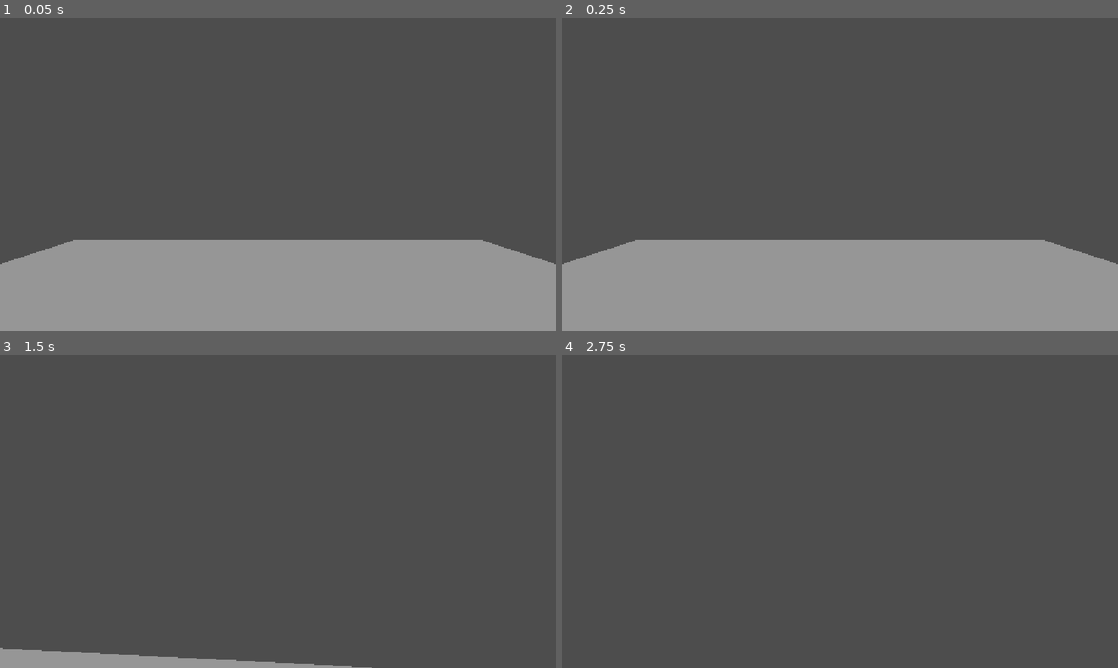
Above: before the commit, frames 1-4 (two rows, left to right).
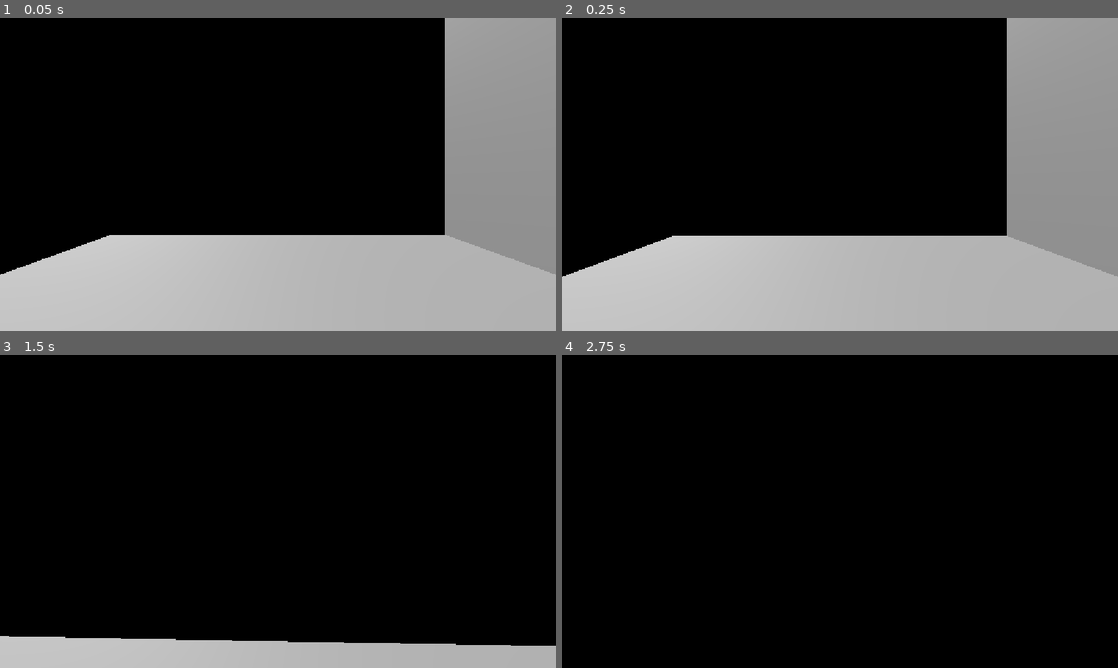
Above: after the commit, the same moments.

Repository: StanislavDidus/Godot3DGame
Game: Godot game, scene res://scenes/main.tscn
Same seed, same stepped clock (60 frames per second), same inputs: the game is played once before the commit and once after it.
Inputs (mouse positions are in pixels of both pictures, inside the frame that each line leads up to):
- Up to frame 1 (0.05 s): no input
- Up to frame 2 (0.25 s): no input
- Up to frame 3 (1.5 s): move the mouse to (305, 511) at 0.52 s; hold W (move_forward) from 0.53 s (still down); move the mouse to (250, 511) at 1.27 s
- Up to frame 4 (2.75 s): keep holding W (move_forward); tap Enter at 2 s; move the mouse to (851, 505) at 2.02 s

The runs differ from the first frame. In frame 1, 100% of the frame differs, in the area x 0-100%, y 0-100%; in frame 2, 99%; in frame 3, 100%; in frame 4, 100%.

Commit message:
Added camera shaking and sidewalk movement penalty

Diff:
--- a/scenes/main.tscn
+++ b/scenes/main.tscn
@@ -3,23 +3,97 @@
 [ext_resource type="PackedScene" uid="uid://vvebi1hfg0ue" path="res://scenes/player.tscn" id="1_o5qli"]
 
 [sub_resource type="BoxShape3D" id="BoxShape3D_oxmgc"]
-size = Vector3(10, 0.1, 10)
+size = Vector3(10, 0.1, 20)
 
 [sub_resource type="BoxMesh" id="BoxMesh_sgp6g"]
-size = Vector3(10, 0.1, 10)
+size = Vector3(10, 0.1, 20)
+
+[sub_resource type="BoxShape3D" id="BoxShape3D_gnwv2"]
+size = Vector3(2, 3, 2)
+
+[sub_resource type="StandardMaterial3D" id="StandardMaterial3D_gnwv2"]
+albedo_color = Color(0.47479695, 1.1130236e-06, 3.6098064e-07, 1)
+
+[sub_resource type="BoxMesh" id="BoxMesh_oxmgc"]
+material = SubResource("StandardMaterial3D_gnwv2")
+size = Vector3(2, 3, 2)
+
+[sub_resource type="BoxShape3D" id="BoxShape3D_h28t3"]
+size = Vector3(1, 10, 21)
+
+[sub_resource type="BoxMesh" id="BoxMesh_itduq"]
+size = Vector3(1, 10, 21)
 
 [node name="Main" type="Node" unique_id=1519494960]
 
 [node name="Ground" type="StaticBody3D" parent="." unique_id=174135883]
 
 [node name="CollisionShape3D" type="CollisionShape3D" parent="Ground" unique_id=981251766]
+transform = Transform3D(1, 0, 0, 0, 1, 0, 0, 0, 1, 0, 0, 4.5)
 shape = SubResource("BoxShape3D_oxmgc")
 
 [node name="MeshInstance3D" type="MeshInstance3D" parent="Ground" unique_id=1464569664]
+transform = Transform3D(1, 0, 0, 0, 1, 0, 0, 0, 1, 0, 0, 4.5)
 mesh = SubResource("BoxMesh_sgp6g")
 
 [node name="Player" parent="." unique_id=619208955 instance=ExtResource("1_o5qli")]
 transform = Transform3D(1, 0, 0, 0, 1, 0, 0, 0, 1, 0, 1.0531633, 0)
 
+[node name="Box" type="StaticBody3D" parent="." unique_id=405252197]
+transform = Transform3D(1, 0, 0, 0, 1, 0, 0, 0, 1, 3, 1.5932152, 3)
+
+[node name="CollisionShape3D" type="CollisionShape3D" parent="Box" unique_id=1144546372]
+shape = SubResource("BoxShape3D_gnwv2")
+
+[node name="MeshInstance3D" type="MeshInstance3D" parent="Box" unique_id=1295845206]
+mesh = SubResource("BoxMesh_oxmgc")
+
 [node name="DirectionalLight3D" type="DirectionalLight3D" parent="." unique_id=303230834]
-transform = Transform3D(1, 0, 0, 0, -4.371139e-08, 1, 0, -1, -4.371139e-08, 0, 6.6771226, 0)
+transform = Transform3D(0.515616, 0.72248894, -0.46059734, 0.66619754, -1.2744643e-08, 0.74577534, 0.5388144, -0.69138247, -0.48132038, -1.829844, 6.3368826, -0.052036285)
+light_energy = 2.0
+
+[node name="Walls" type="Node" parent="." unique_id=1768569498]
+
+[node name="Wall" type="StaticBody3D" parent="Walls" unique_id=1835968874]
+transform = Transform3D(1, 0, 0, 0, 1, 0, 0, 0, 1, 5, 4, 4)
+
+[node name="CollisionShape3D" type="CollisionShape3D" parent="Walls/Wall" unique_id=1599522344]
+transform = Transform3D(1, 0, 0, 0, 1, 0, 0, 0, 1, 0, 0, 1)
+shape = SubResource("BoxShape3D_h28t3")
+
+[node name="MeshInstance3D" type="MeshInstance3D" parent="Walls/Wall" unique_id=774858920]
+transform = Transform3D(1, 0, 0, 0, 1, 0, 0, 0, 1, 0, 0, 1)
+mesh = SubResource("BoxMesh_itduq")
+
+[node name="Wall2" type="StaticBody3D" parent="Walls" unique_id=949152287]
+transform = Transform3D(1, 0, 0, 0, 1, 0, 0, 0, 1, -5, 4, 3)
+
+[node name="CollisionShape3D" type="CollisionShape3D" parent="Walls/Wall2" unique_id=1571563963]
+transform = Transform3D(1, 0, 0, 0, 1, 0, 0, 0, 1, 0, 0, 1)
+shape = SubResource("BoxShape3D_h28t3")
+
+[node name="MeshInstance3D" type="MeshInstance3D" parent="Walls/Wall2" unique_id=739894291]
+transform = Transform3D(1, 0, 0, 0, 1, 0, 0, 0, 1, 0, 0, 1)
+mesh = SubResource("BoxMesh_itduq")
+
+[node name="Wall3" type="StaticBody3D" parent="Walls" unique_id=2109732043]
+transform = Transform3D(-4.371139e-08, 0, -1, 0, 1, 0, 1, 0, -4.371139e-08, 0, 4, -6)
+
+[node name="CollisionShape3D" type="CollisionShape3D" parent="Walls/Wall3" unique_id=1237764975]
+transform = Transform3D(1, 0, 0, 0, 1, 0, 0, 0, 1, 0, 0, 1)
+shape = SubResource("BoxShape3D_h28t3")
+
+[node name="MeshInstance3D" type="MeshInstance3D" parent="Walls/Wall3" unique_id=2058982348]
+transform = Transform3D(1, 0, 0, 0, 1, 0, 0, 0, 1, 0, 0, 1)
+mesh = SubResource("BoxMesh_itduq")
+
+[node name="Wall4" type="StaticBody3D" parent="Walls" unique_id=1357287766]
+transform = Transform3D(-4.371139e-08, 0, -1, 0, 1, 0, 1, 0, -4.371139e-08, 0, 4, 15)
+
+[node name="CollisionShape3D" type="CollisionShape3D" parent="Walls/Wall4" unique_id=1998136109]
+transform = Transform3D(1, 0, 0, 0, 1, 0, 0, 0, 1, 0, 0, 1)
+shape = SubResource("BoxShape3D_h28t3")
+
+[node name="MeshInstance3D" type="MeshInstance3D" parent="Walls/Wall4" unique_id=1529727585]
+transform = Transform3D(1, 0, 0, 0, 1, 0, 0, 0, 1, 0, 0, 1)
+mesh = SubResource("BoxMesh_itduq")
--- a/scenes/player.gd
+++ b/scenes/player.gd
@@ -1,14 +1,25 @@
 extends CharacterBody3D
 
-@export var speed: float = 10
+@export var speed: float = 10.0
+@export var mouse_sensitivity: float = 0.1
+@export var camera_shake_amplitude: float = 0.1
+@export var camera_shake_speed: float = 2.0
+@export var sidewalk_penalty = 0.5 # Percentage of how slower sidewalking is
 
-@export var mouse_sensitivity: float = 0.1
+# Camera shake properties
+var camera_shake_current_amplitude: float = 0.0
+var camera_origin_position: Vector3 = Vector3.ZERO
+var timer: float = 0.0
+var slow_timer: float = 0.0
 
+# Camera movement
 var twist_input: float = 0.0
 var pitch_input: float = 0.0
 
+
 func _ready() -> void:
 	Input.set_mouse_mode(Input.MOUSE_MODE_CAPTURED)
+	camera_origin_position = $Camera.position
 
 func _unhandled_input(event: InputEvent) -> void:
 	if event is InputEventMouseMotion:
@@ -16,15 +27,17 @@
 		pitch_input -= event.screen_relative.y * mouse_sensitivity
 		pitch_input = clamp(pitch_input, -85, 85)
 
-
 func _process(delta: float) -> void:
 	var current_q = basis.get_rotation_quaternion()
 	var twist_q = Quaternion(Vector3.UP, deg_to_rad(twist_input))
 	var pitch_q = Quaternion(Vector3.RIGHT, deg_to_rad(pitch_input))
-	var smoothed_q = current_q.slerp(twist_q * pitch_q, delta * 20.0)
+	var smoothed_q = current_q.slerp(twist_q * pitch_q, delta * 10.0)
 	basis = Basis(smoothed_q)
 
 func _physics_process(delta: float) -> void:
+	timer += delta * camera_shake_speed
+	slow_timer += delta * camera_shake_speed * 0.5
+
 	var direction = Vector3.ZERO
 	var target_velocity = Vector3.ZERO
 
@@ -43,5 +56,19 @@
 		direction.y = 0
 		target_velocity = direction.normalized() * speed
 
+	# Apply sidewalk penalty
+	if direction.normalized().dot(-basis.z) <= 0.0:
+		target_velocity *= sidewalk_penalty
+	# If moving diagonally forward then we apply half of the penalty
+	#elif target_velocity.dot(-basis.z) <= cos(deg_to_rad(50.0)):
+		#target_velocity *= sidewalk_penalty * 0.5
+
+	# Shake camera
+	if direction != Vector3.ZERO:
+		$Camera.position.y = camera_origin_position.y + camera_shake_amplitude * sin(timer)
+	else:
+	# Shake with lower speed
+		$Camera.position.y = camera_origin_position.y + camera_shake_amplitude * sin(slow_timer) * 0.5
+
 	velocity = target_velocity
 	move_and_slide()
--- a/scenes/player.tscn
+++ b/scenes/player.tscn
@@ -9,6 +9,8 @@
 [node name="Player" type="CharacterBody3D" unique_id=619208955]
 script = ExtResource("1_3vyb7")
 speed = 3.0
+mouse_sensitivity = 0.05
+camera_shake_speed = 9.0
 
 [node name="CollisionShape3D" type="CollisionShape3D" parent="." unique_id=1809476910]
 shape = SubResource("CapsuleShape3D_oxmgc")
